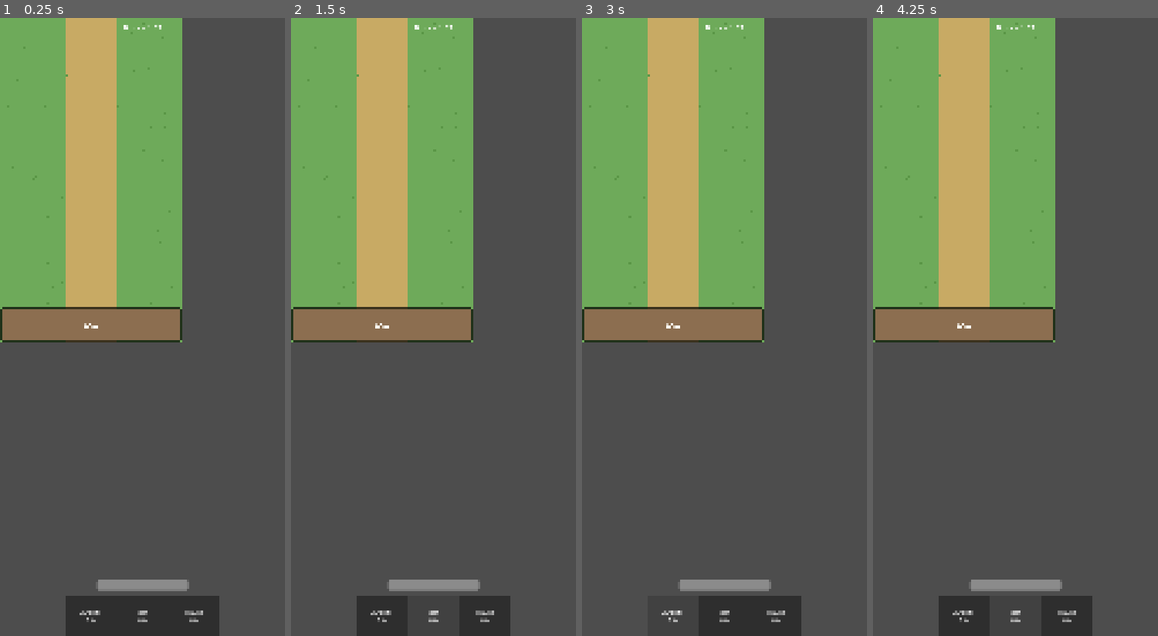
Above: before the commit, frames 1-4 (left to right).
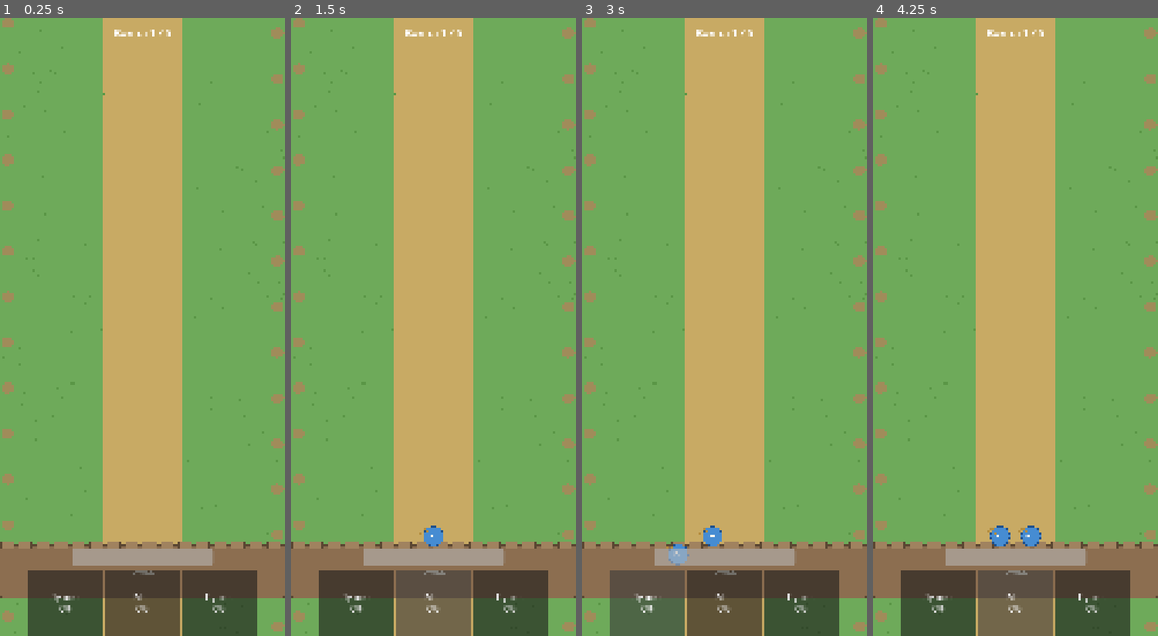
Above: after the commit, the same moments.

Repository: snowydad/MTD
Game: Godot game, scene res://src/scenes/main.tscn
Two runs of this game, one before a commit and one after it. Both use one fixed random seed, a clock stepped at 60 frames per second and the inputs below.
Inputs:
- Up to frame 1 (0.25 s): no input
- Up to frame 2 (1.5 s): click "Лучник 0%" at 0.5 s; click "Маг 0%" at 1.25 s
- Up to frame 3 (3 s): click "Пушка 0%" at 2 s; click "Лучник 0%" at 2.75 s
- Up to frame 4 (4.25 s): click "Маг 0%" at 3.5 s

The runs differ from the first frame. In frame 1, 87% of the frame differs, in the area x 0-100%, y 0-100%; in frame 2, 87%; in frame 3, 86%; in frame 4, 87%.

Commit message:
Archer Setup

Diff:
--- a/MTD/src/scenes/main.tscn
+++ b/MTD/src/scenes/main.tscn
@@ -1,29 +1,30 @@
-[gd_scene load_steps=4 format=3 uid="uid://bmainscene001"]
+[gd_scene format=3 uid="uid://bmainscene001"]
 
-[ext_resource type="Script" path="res://src/scripts/main.gd" id="1_main"]
-[ext_resource type="Texture2D" path="res://assets/sprites/background/bg_field.png" id="2_bg"]
-[ext_resource type="Texture2D" path="res://assets/sprites/wall/wall.png" id="3_wall"]
+[ext_resource type="Script" uid="uid://ck7h2fjsurtry" path="res://src/scripts/main.gd" id="1_main"]
+[ext_resource type="Texture2D" uid="uid://no3dyhxt0hih" path="res://assets/sprites/background/bg_field.png" id="2_bg"]
+[ext_resource type="Texture2D" uid="uid://c6k5yvug60ixc" path="res://assets/sprites/wall/wall.png" id="3_wall"]
 
-[node name="Main" type="Node2D"]
+[node name="Main" type="Node2D" unique_id=1214695306]
 script = ExtResource("1_main")
+wall_y = 2050.0
 
-[node name="World" type="Node2D" parent="."]
+[node name="World" type="Node2D" parent="." unique_id=1302421553]
 
-[node name="Background" type="Sprite2D" parent="World"]
+[node name="Background" type="Sprite2D" parent="World" unique_id=679208978]
 texture = ExtResource("2_bg")
 centered = false
 
-[node name="Wall" type="Sprite2D" parent="World"]
-position = Vector2(360, 1210)
+[node name="Wall" type="Sprite2D" parent="World" unique_id=656251685]
+position = Vector2(562, 2180)
 texture = ExtResource("3_wall")
 
-[node name="Enemies" type="Node2D" parent="World"]
+[node name="Enemies" type="Node2D" parent="World" unique_id=660145748]
 
-[node name="Units" type="Node2D" parent="World"]
+[node name="Units" type="Node2D" parent="World" unique_id=2126525228]
 
-[node name="UI" type="CanvasLayer" parent="."]
+[node name="UI" type="CanvasLayer" parent="." unique_id=676309979]
 
-[node name="HUD" type="Control" parent="UI"]
+[node name="HUD" type="Control" parent="UI" unique_id=832322710]
 layout_mode = 3
 anchors_preset = 15
 anchor_right = 1.0
@@ -32,64 +33,64 @@
 grow_vertical = 2
 mouse_filter = 2
 
-[node name="TopBar" type="HBoxContainer" parent="UI/HUD"]
+[node name="TopBar" type="HBoxContainer" parent="UI/HUD" unique_id=1911347407]
 layout_mode = 1
 anchors_preset = 10
 anchor_right = 1.0
-offset_bottom = 80.0
+offset_bottom = 120.0
 grow_horizontal = 2
 
-[node name="WaveLabel" type="Label" parent="UI/HUD/TopBar"]
+[node name="WaveLabel" type="Label" parent="UI/HUD/TopBar" unique_id=1289163157]
 layout_mode = 2
 size_flags_horizontal = 3
-theme_override_font_sizes/font_size = 28
+theme_override_font_sizes/font_size = 42
 text = "Волна 1 / 5"
 horizontal_alignment = 1
 vertical_alignment = 1
 
-[node name="BottomBar" type="HBoxContainer" parent="UI/HUD"]
+[node name="BottomBar" type="HBoxContainer" parent="UI/HUD" unique_id=880021613]
 layout_mode = 1
 anchors_preset = 12
 anchor_top = 1.0
 anchor_right = 1.0
 anchor_bottom = 1.0
-offset_top = -160.0
+offset_top = -260.0
 grow_horizontal = 2
 grow_vertical = 0
 alignment = 1
 
-[node name="BtnArcher" type="Button" parent="UI/HUD/BottomBar"]
-custom_minimum_size = Vector2(200, 140)
+[node name="BtnArcher" type="Button" parent="UI/HUD/BottomBar" unique_id=1319489059]
+custom_minimum_size = Vector2(300, 220)
 layout_mode = 2
-theme_override_font_sizes/font_size = 22
+theme_override_font_sizes/font_size = 32
 text = "Лучник
 0%"
 
-[node name="BtnMage" type="Button" parent="UI/HUD/BottomBar"]
-custom_minimum_size = Vector2(200, 140)
+[node name="BtnMage" type="Button" parent="UI/HUD/BottomBar" unique_id=904041229]
+custom_minimum_size = Vector2(300, 220)
 layout_mode = 2
-theme_override_font_sizes/font_size = 22
+theme_override_font_sizes/font_size = 32
 text = "Маг
 0%"
 
-[node name="BtnCannon" type="Button" parent="UI/HUD/BottomBar"]
-custom_minimum_size = Vector2(200, 140)
+[node name="BtnCannon" type="Button" parent="UI/HUD/BottomBar" unique_id=1552567105]
+custom_minimum_size = Vector2(300, 220)
 layout_mode = 2
-theme_override_font_sizes/font_size = 22
+theme_override_font_sizes/font_size = 32
 text = "Пушка
 0%"
 
-[node name="TowerHP" type="ProgressBar" parent="UI/HUD"]
+[node name="TowerHP" type="ProgressBar" parent="UI/HUD" unique_id=33668888]
 layout_mode = 1
 anchors_preset = 7
 anchor_left = 0.5
 anchor_top = 1.0
 anchor_right = 0.5
 anchor_bottom = 1.0
-offset_left = -180.0
-offset_top = -220.0
-offset_right = 180.0
-offset_bottom = -180.0
+offset_left = -280.0
+offset_top = -340.0
+offset_right = 280.0
+offset_bottom = -280.0
 grow_horizontal = 2
 grow_vertical = 0
 value = 100.0
--- /dev/null
+++ b/MTD/src/scenes/units/archer.tscn
@@ -0,0 +1,11 @@
+[gd_scene load_steps=3 format=3 uid="uid://carcher001"]
+
+[ext_resource type="Script" path="res://src/scripts/units/unit.gd" id="1_unit"]
+[ext_resource type="Texture2D" path="res://assets/sprites/units/archer/archer_1.png" id="2_tex"]
+
+[node name="Archer" type="Node2D"]
+script = ExtResource("1_unit")
+unit_type = 0
+
+[node name="Sprite2D" type="Sprite2D" parent="."]
+texture = ExtResource("2_tex")
--- a/MTD/src/scripts/main.gd
+++ b/MTD/src/scripts/main.gd
@@ -1,24 +1,103 @@
 extends Node2D
 
-## Main entry point of the prototype.
-## Здесь пока только базовая структура под GDD.
+## Main — спавн юнитов, динамическая формация на стене.
 
 @onready var wave_label: Label = $UI/HUD/TopBar/WaveLabel
 @onready var btn_archer: Button = $UI/HUD/BottomBar/BtnArcher
 @onready var btn_mage: Button = $UI/HUD/BottomBar/BtnMage
 @onready var btn_cannon: Button = $UI/HUD/BottomBar/BtnCannon
 @onready var tower_hp: ProgressBar = $UI/HUD/TowerHP
+@onready var units_root: Node2D = $World/Units
+@onready var wall: Sprite2D = $World/Wall
+
+const ARCHER_SCENE := preload("res://src/scenes/units/archer.tscn")
+
+var units: Array[Unit] = []
+
+## --- Формация (видно в инспекторе у Main) ---
+@export_group("Formation")
+@export var wall_y: float = 2070.0
+@export var slot_spacing: float = 120.0
+@export var max_units: int = 9
+
+## --- Прыжок по умолчанию (прокидывается в юнита при спавне) ---
+@export_group("Jump Defaults")
+@export var gravity: float = 3200.0
+@export var jump_duration: float = 0.55
+@export var shift_duration: float = 0.28
+
 
 func _ready() -> void:
 	print("MTD Prototype started")
 	print("Viewport size: ", get_viewport().get_visible_rect().size)
 
-	# Пока просто заглушки
-	btn_archer.pressed.connect(_on_spawn_pressed.bind("archer"))
-	btn_mage.pressed.connect(_on_spawn_pressed.bind("mage"))
-	btn_cannon.pressed.connect(_on_spawn_pressed.bind("cannon"))
+	btn_archer.pressed.connect(_on_spawn_pressed.bind(Unit.UnitType.ARCHER))
+	btn_mage.pressed.connect(_on_spawn_pressed.bind(Unit.UnitType.MAGE))
+	btn_cannon.pressed.connect(_on_spawn_pressed.bind(Unit.UnitType.CANNON))
 
 
-func _on_spawn_pressed(unit_type: String) -> void:
-	print("Spawn requested: ", unit_type)
-	# TODO: здесь будет логика спавна + сброс прогресс-баров
+func _on_spawn_pressed(unit_type: Unit.UnitType) -> void:
+	if units.size() >= max_units:
+		print("Стена заполнена")
+		return
+
+	if unit_type != Unit.UnitType.ARCHER:
+		print("Пока только лучник")
+		return
+
+	_spawn_unit(unit_type)
+
+
+func _spawn_unit(unit_type: Unit.UnitType) -> void:
+	var unit: Unit = ARCHER_SCENE.instantiate()
+	unit.setup(unit_type, 1)
+
+	# Прокидываем настройки прыжка из Main
+	unit.gravity = gravity
+	unit.jump_duration = jump_duration
+	unit.shift_duration = shift_duration
+
+	units_root.add_child(unit)
+	units.append(unit)
+
+	var slots := _compute_slots(units.size())
+
+	var btn := _button_for_type(unit_type)
+	var from_global: Vector2 = btn.get_global_rect().get_center()
+
+	var new_idx := units.size() - 1
+
+	for i in range(units.size() - 1):
+		units[i].slot_index = i
+		units[i].move_to_slot(slots[i])
+
+	unit.slot_index = new_idx
+	unit.play_spawn_jump(from_global, slots[new_idx])
+
+	print("Spawned archer #", units.size())
+
+
+func _compute_slots(count: int) -> Array[Vector2]:
+	var slots: Array[Vector2] = []
+	if count <= 0:
+		return slots
+
+	var total_width := (count - 1) * slot_spacing
+	var center_x := wall.position.x
+	var start_x := center_x - total_width * 0.5
+
+	for i in range(count):
+		slots.append(Vector2(start_x + i * slot_spacing, wall_y))
+
+	return slots
+
+
+func _button_for_type(unit_type: Unit.UnitType) -> Button:
+	match unit_type:
+		Unit.UnitType.ARCHER:
+			return btn_archer
+		Unit.UnitType.MAGE:
+			return btn_mage
+		Unit.UnitType.CANNON:
+			return btn_cannon
+	return btn_archer
--- /dev/null
+++ b/MTD/src/scripts/units/unit.gd
@@ -0,0 +1,109 @@
+class_name Unit
+extends Node2D
+
+## Базовый юнит на стене.
+## Статы берутся из UnitStats (assets/data/unit_stats.gd).
+
+enum UnitType { ARCHER, MAGE, CANNON }
+
+@export var unit_type: UnitType = UnitType.ARCHER
+@export var level: int = 1
+
+# Боевые статы (заполняются из UnitStats)
+var damage: float = 10.0
+var attack_speed: float = 1.0
+var attack_range: float = 300.0
+var splash_radius: float = 0.0
+
+var slot_index: int = -1
+var target_global: Vector2 = Vector2.ZERO
+
+## --- Прыжок / движение (видно в инспекторе) ---
+@export_group("Jump")
+@export var gravity: float = 3200.0
+@export var jump_duration: float = 0.55
+@export var shift_duration: float = 0.28
+
+var _flying: bool = false
+var _velocity: Vector2 = Vector2.ZERO
+var _flight_time: float = 0.0
+var _flight_max: float = 0.0
+
+@onready var sprite: Sprite2D = $Sprite2D
+
+
+func setup(type: UnitType, lvl: int = 1) -> void:
+	unit_type = type
+	level = lvl
+	_apply_stats()
+
+
+func _apply_stats() -> void:
+	var stats_type := _to_stats_type(unit_type)
+	var base: Dictionary = UnitStats.get_base(stats_type)
+	if base.is_empty():
+		push_warning("UnitStats: нет данных для типа %s" % unit_type)
+		return
+
+	damage = base.get("damage", 10.0)
+	attack_speed = base.get("attack_speed", 1.0)
+	attack_range = base.get("range", 300.0)
+	splash_radius = base.get("splash_radius", 0.0)
+
+	for _i in range(level - 1):
+		damage *= UnitStats.MERGE_DAMAGE_MULT
+		attack_range *= UnitStats.MERGE_RANGE_MULT
+
+
+func _to_stats_type(t: UnitType) -> UnitStats.UnitType:
+	match t:
+		UnitType.ARCHER:
+			return UnitStats.UnitType.ARCHER
+		UnitType.MAGE:
+			return UnitStats.UnitType.MAGE
+		UnitType.CANNON:
+			return UnitStats.UnitType.CANNON
+	return UnitStats.UnitType.ARCHER
+
+
+func play_spawn_jump(from_global: Vector2, to_global: Vector2) -> void:
+	global_position = from_global
+	target_global = to_global
+	z_index = 30
+
+	var T := jump_duration
+	var dx := to_global.x - from_global.x
+	var dy := to_global.y - from_global.y
+
+	_velocity = Vector2(
+		dx / T,
+		(dy / T) - 0.5 * gravity * T
+	)
+
+	_flight_time = 0.0
+	_flight_max = T
+	_flying = true
+
+
+func _process(delta: float) -> void:
+	if not _flying:
+		return
+
+	_flight_time += delta
+	_velocity.y += gravity * delta
+	global_position += _velocity * delta
+
+	if _flight_time >= _flight_max:
+		_flying = false
+		global_position = target_global
+		z_index = 0
+
+
+func move_to_slot(to_global: Vector2) -> void:
+	if _flying:
+		return
+	target_global = to_global
+	var tween := create_tween()
+	tween.set_ease(Tween.EASE_IN_OUT)
+	tween.set_trans(Tween.TRANS_QUAD)
+	tween.tween_property(self, "global_position", to_global, shift_duration)
Binary file changed: MTD/assets/sprites/background/bg_field.png
Binary file changed: MTD/assets/sprites/units/archer/archer_1.png
Binary file changed: MTD/assets/sprites/wall/wall.png
Not shown, added: MTD/src/scripts/units/unit.gd.uid
